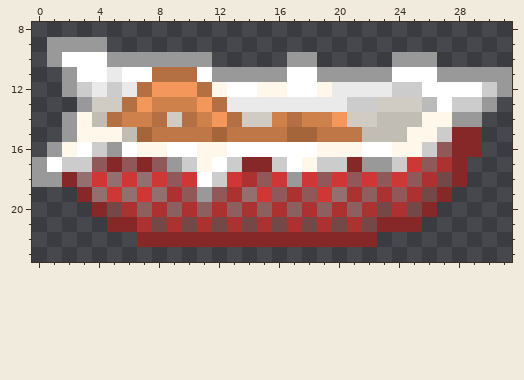
A pixel-art sprite gets an edit: Resources/Textures/Objects/Consumable/Food/Baked/onionrings.rsi/rings-2.png. Above is the file before it was changed.
The file is 32x32 pixels. Colours within 5 levels of each other are drawn and written as one. Shown: x 0..31, y 8..23.
The result:
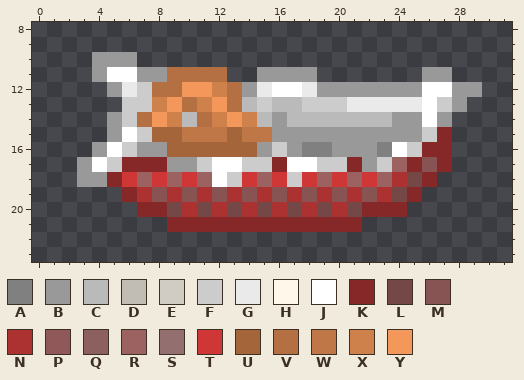
Palette (. is transparent): A #808080  B #999999  C #bababa  D #c2bdb4  E #d1ccc3  F #cccccc  G #eaeaea  H #fff7ea  J #ffffff  K #872828  L #754848  M #875353  N #ac3232  P #905858  Q #8d6060  R #9c6262  S #936f6f  T #cf3636  U #a4653a  V #b47042  W #bf7747  X #cf814c  Y #f3985a
Commit: Resized Onion Rings and added their Cookbook entry
Changes in this commit:
@@ x 0..31 @@
  8 ................................
- 9 .BBBB...........................
-10 .BJJJBBBBBBB.....BB.....BBB.....
-11 ..BJJGJJVVVJBBBBBJJBBBBBJJJBBBBB
-12 ..BFGFGVYYYVHJJHHJJHGGGGFFJJJJFB
-13 ...BEEVYXXXYVGGGGGGGGFFEEECJFFB.
-14 ..BHDVXXVEVXYVEEXVXXYEEDDDHHBB..
-15 ..BHHHDUWWWWUWWWWUUWWWDDDHHFKK..
-16 .BHJFBJHHJJHHJJJJJJHHHJJHHFPKK..
-17 BJFFPKPKPBFHJFKKFJHFFKBBFTPNK...
-18 BBKSTSTSTPTJFTNPTBTPTPTPTPNLK...
-19 ...KSTSTSNPBPNSTPNPTSNQNPNLK....
-20 ....KLNQNQNQNQNQNQNQNQNLNLK.....
-21 .....KKNLNLNLNLNLNLNLNLKKK......
-22 .......KKKKKKKKKKKKKKKK.........
+ 9 ................................
+10 ....BBB.........................
+11 ....BJJBBVVVV..BBBB.......BB....
+12 .....BGFVVYYXVBGJJGBBBBBBBJJBB..
+13 ......FFXYVXYVCFCCFFFGGGGGJFB...
+14 .....BFVYXCVXYXCBCCCCCCCBBJB....
+15 .....BJFUUWWWUWWBBBBBBBBBBFK....
+16 ....BJFBBUUUUUUBFBAABBBAJFKK....
+17 ...BJFKKKBBFJJFFKJJFFKBFRKMK....
+18 ...BBKTRTRTRJFTRTFTRTRTRNLK.....
+19 ......KNMNMNMNMNMNMNMNMNLK......
+20 .......KKLNLNLNLNLNLNLKKK.......
+21 .........KKKKKKKKKKKKK..........
+22 ................................
 23 ................................
Pixel boxes of the changes (left, top, right, bottom) in both pictures:
changed: (32, 37, 512, 247)
